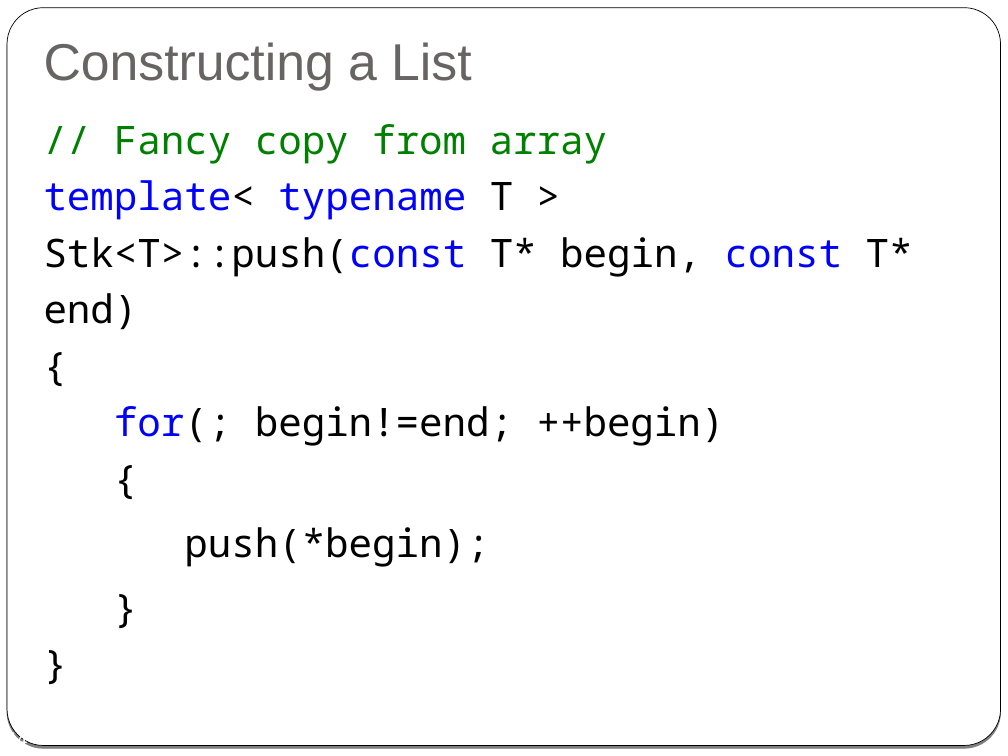
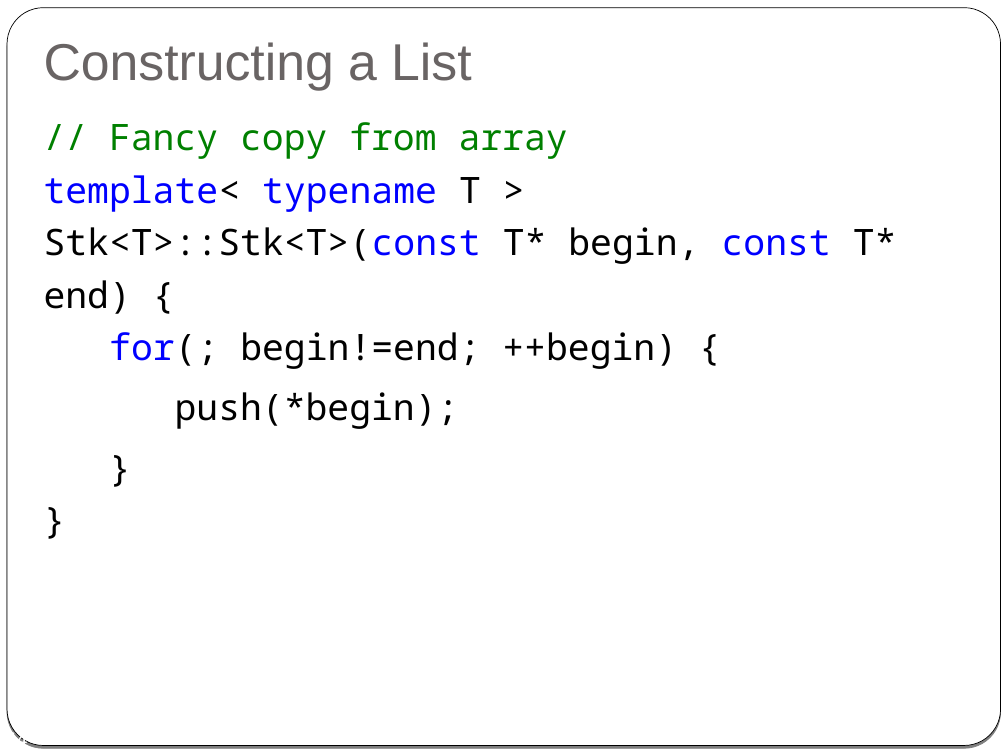
Before and after one commit to cpp-at-ariel/cpp-5778, a slide deck: slide 44 of week08-templates/slides.odp. Drawn at 1008x756 pixels with LibreOffice and Linux fonts; fonts in the diff are those of the drawing. Boxes give left, top, right and bottom in pixels: in the first picture for what was removed or moved away, otherwise in the second. Text is boxed around its words. In the diff, an @@ line names an element or a change of style, - is before the commit and + after.

```diff
--- a/week08-templates/slides.odp
+++ b/week08-templates/slides.odp
@@ text at box(44, 122, 897, 369): text changed; size 28 to 26 pt @@
-// Fancy copy from array
-template< typename T >
-Stk<T>::push(const T* begin, const T* end)
-{
-for(; begin!=end; ++begin)
-{
+// Fancy copy from array
+template< typename T >
+Stk<T>::Stk<T>(const T* begin, const T* end) {
+for(; begin!=end; ++begin) {
@@ text at box(175, 392, 459, 429): size 28 to 26 pt in "push(*begin);", "} }" @@
```
Also in this commit, not shown: 5 other slides changed.
